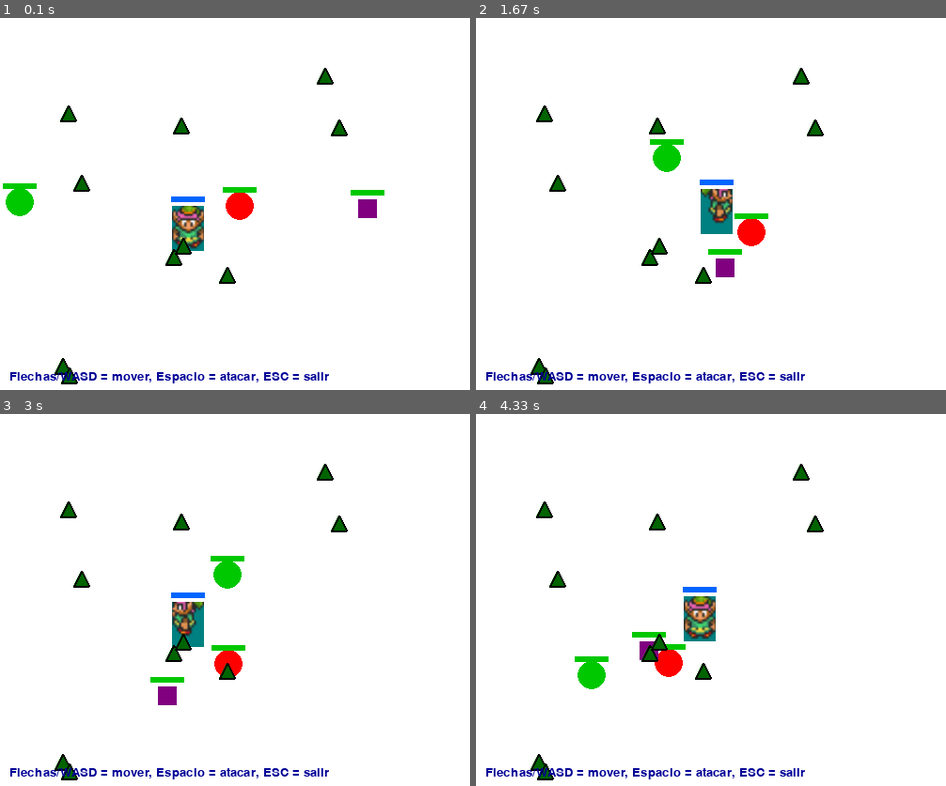
Above: before the commit, frames 1-4 (two rows, left to right).
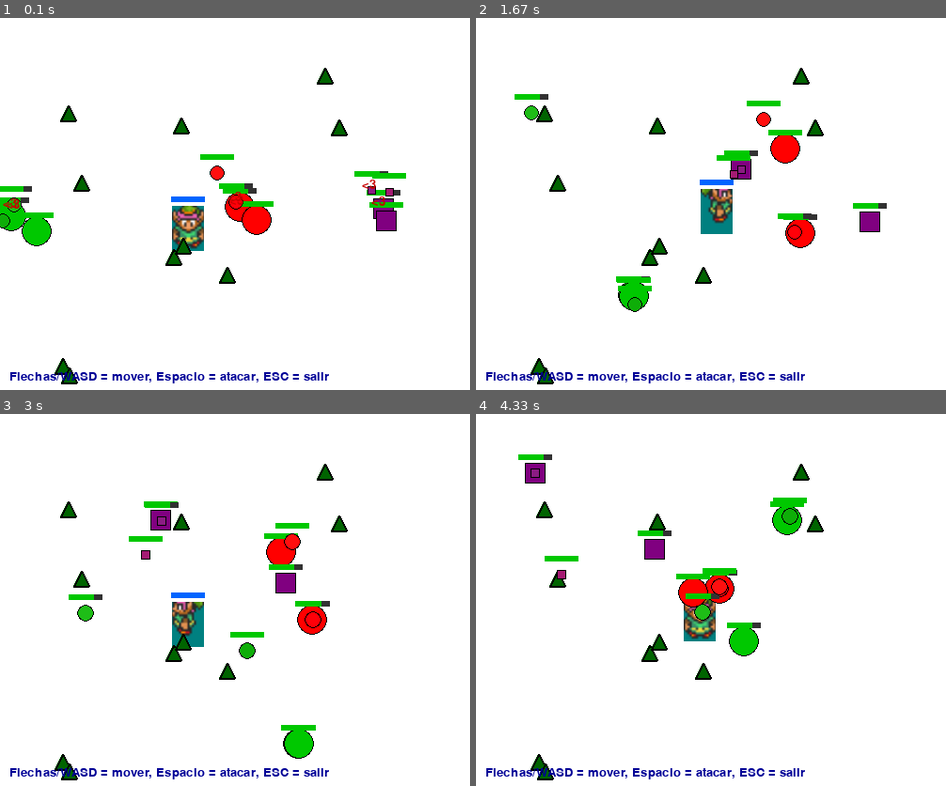
Above: after the commit, the same moments.

Repository: diego-abp/proyecto-animales
Game: pygame game, started from proyecto especies.py
Two runs of this game, one before a commit and one after it. Both use one fixed random seed, a clock stepped at 60 frames per second and the inputs below.
Inputs:
- Up to frame 1 (0.1 s): no input
- Up to frame 2 (1.67 s): hold Right 0.33-0.8 s; hold Up 0.83-1.13 s; hold Right 1.17-1.63 s
- Up to frame 3 (3 s): hold Left 1.67-2.2 s; hold Down 2.23-2.53 s; hold Left 2.57-2.97 s
- Up to frame 4 (4.33 s): hold Up 3-3.37 s; hold Right 3.4-4.03 s; hold Down from 4.07 s (still down)

The runs differ from the first frame. In frame 1, 2.9% of the frame differs, in the area x 0-87%, y 36-62%; in frame 2, 4.0%; in frame 3, 4.1%, in the area x 14-71%, y 23-93%; in frame 4, 4.1%.

Commit message:
actualizacion corrigiendo lo basico

Diff:
--- a/proyecto especies.py
+++ b/proyecto especies.py
@@ -4,7 +4,7 @@
 import random
 
 class Especies:
-    def __init__(self, x, y, vida, reproducirse, salto=5, atacar=False, correr=False, comer=False, tiempo_vida_max=100, sync_vida_with_tiempo=False):
+    def __init__(self, x, y, vida, reproducirse, salto=5, atacar=False, correr=False, comer=False, tiempo_vida_max=100, sync_vida_with_tiempo=False, color=(255,255,255), size=15, is_baby=False):
         self.posicion_x = x
         self.posicion_y = y
         # vida es la vida actual (puede bajar por daño), vida_max es la vida inicial máxima
@@ -26,6 +26,17 @@
         self.last_random_move_time = time.time()
         self.random_move_delay = random.uniform(1, 3) # Cambiar de dirección cada 1-3 segundos
         self.random_move_target = None
+        # Atributo para cooldown de reproducción
+        self.ultimo_intento_reproduccion = 0
+        # Atributos para crecimiento y apariencia
+        self.color = color
+        self.max_size = 15 # Tamaño adulto
+        self.size = size
+        self.is_baby = is_baby
+        self.birth_time = time.time()
+        self.growth_duration = 30 # Segundos para crecer a adulto
+        # Atributo para el modo de apareamiento
+        self.mating_mode = False
 
     def take_damage(self, attacker, damage):
         """Aplica daño a la especie y activa un contraataque/huida."""
@@ -118,9 +129,9 @@
                 self.random_move_target = None
 
 class Carnivoro(Especies):
-    def __init__(self, x, y, vida, reproducirse=True, salto=2):
+    def __init__(self, x, y, vida, reproducirse=True, salto=2, color=None, is_baby=False):
         # Los carnívoros tienen tiempo de vida medio (150). Se mueven más rápido para cazar.
-        super().__init__(x, y, vida, reproducirse, salto, True, True, True, tiempo_vida_max=150)
+        super().__init__(x, y, vida, reproducirse, salto, True, True, True, tiempo_vida_max=150, color=color or (255, 0, 0), size=7 if is_baby else 15, is_baby=is_baby)
         # Atributos de ataque
         self.attack_power = 25
         self.attack_cooldown = 2.0
@@ -152,6 +163,27 @@
                 self.hunt_state = 'wandering'
                 return None
 
+        # --- Lógica de Apareamiento (si no está cazando ni huyendo) ---
+        # Decide si entra en modo apareamiento aleatoriamente
+        if self.hunt_state == 'wandering' and self.puede_reproducirse() and random.random() < 0.005:
+            self.mating_mode = True
+
+        # Si no puede reproducirse, sale del modo apareamiento
+        if not self.puede_reproducirse():
+            self.mating_mode = False
+
+        if self.mating_mode:
+            # Buscar una pareja viable
+            pareja = self.buscar_pareja(all_species)
+            if pareja:
+                # Moverse hacia la pareja
+                self.mover_hacia(pareja.posicion_x, pareja.posicion_y)
+                return None # Prioridad es aparearse
+            else:
+                # No encontró pareja, vuelve a deambular
+                self.mating_mode = False
+
+
         # Estados de la IA
         if self.hunt_state == 'wandering':
             # Deambular
@@ -203,15 +235,105 @@
                 self.mover_hacia(self.target.posicion_x, self.target.posicion_y, velocidad=velocidad)
                 return None
 
+    def puede_reproducirse(self):
+        """Los carnívoros pueden reproducirse si tienen suficiente vida."""
+        return self.reproducirse and self.vida >= self.vida_max * 0.7
+
+    def reproducir(self, x, y):
+        """Crea una nueva cría de Carnívoro."""
+        # La cría nace con la mitad de la vida máxima de sus padres.
+        vida_cria = self.vida_max // 2
+        # Generar una tonalidad de color ligeramente diferente
+        r = max(0, min(255, self.color[0] + random.randint(-30, 30)))
+        g = max(0, min(255, self.color[1] + random.randint(-30, 30)))
+        b = max(0, min(255, self.color[2] + random.randint(-30, 30)))
+        color_cria = (r, g, b)
+        # Los padres pierden algo de vida al reproducirse
+        self.vida -= self.vida_max * 0.25
+        return Carnivoro(x, y, vida_cria, color=color_cria, is_baby=True)
+
+    def buscar_pareja(self, all_species):
+        """Busca otra instancia de la misma clase para reproducirse."""
+        mejor_pareja = None
+        distancia_min = float('inf')
+        for nombre, otra_especie in all_species.items():
+            if (isinstance(otra_especie, Carnivoro) and
+                otra_especie is not self and
+                hasattr(otra_especie, 'puede_reproducirse') and
+                otra_especie.puede_reproducirse()):
+
+                dist = math.hypot(self.posicion_x - otra_especie.posicion_x, self.posicion_y - otra_especie.posicion_y)
+                if dist < distancia_min:
+                    distancia_min = dist
+                    mejor_pareja = otra_especie
+        return mejor_pareja
+
 class Herbivoro(Especies):
-    def __init__(self, x, y, vida, reproducirse=True, salto=4):
+    def __init__(self, x, y, vida, reproducirse=True, salto=4, color=None, is_baby=False):
         # Los herbívoros tienen tiempo de vida largo (120)
-        super().__init__(x, y, vida, reproducirse, salto, False, True, True)
+        super().__init__(x, y, vida, reproducirse, salto, False, True, True, color=color or (0, 200, 0), size=7 if is_baby else 15, is_baby=is_baby)
+
+    def puede_reproducirse(self):
+        """Los herbívoros pueden reproducirse si tienen suficiente vida."""
+        return self.reproducirse and self.vida >= self.vida_max * 0.7
+
+    def reproducir(self, x, y):
+        """Crea una nueva cría de Herbívoro."""
+        # La cría nace con la mitad de la vida máxima de sus padres.
+        vida_cria = self.vida_max // 2
+        # Generar una tonalidad de color ligeramente diferente
+        r = max(0, min(255, self.color[0] + random.randint(-30, 30)))
+        g = max(0, min(255, self.color[1] + random.randint(-20, 20)))
+        b = max(0, min(255, self.color[2] + random.randint(-30, 30)))
+        color_cria = (r, g, b)
+        # Los padres pierden algo de vida al reproducirse
+        self.vida -= self.vida_max * 0.25
+        return Herbivoro(x, y, vida_cria, color=color_cria, is_baby=True)
+
+    def mover(self, screen_width, screen_height, all_species={}):
+        """El herbívoro deambula y huye, pero también busca pareja activamente."""
+        # La lógica de huida de la clase base tiene prioridad
+        if self.escape_state == 'escaping':
+            super().mover(screen_width, screen_height, all_species)
+            if self.escape_state == 'escaping': # Comprobar si sigue huyendo
+                self.mating_mode = False # Si huye, no se aparea
+                return
+
+        # --- Lógica de Apareamiento ---
+        if self.puede_reproducirse() and random.random() < 0.005: # Probabilidad de entrar en modo apareamiento
+            self.mating_mode = True
+
+        if not self.puede_reproducirse():
+            self.mating_mode = False
+
+        if self.mating_mode:
+            pareja = self.buscar_pareja(all_species)
+            if pareja:
+                self.mover_hacia(pareja.posicion_x, pareja.posicion_y)
+                return # Prioridad es aparearse
+            else:
+                self.mating_mode = False # No encontró pareja
+
+        # Si no está huyendo ni buscando pareja, deambula
+        super().mover(screen_width, screen_height, all_species)
+
+    def buscar_pareja(self, all_species):
+        """Busca otra instancia de Herbivoro para reproducirse."""
+        mejor_pareja = None
+        distancia_min = float('inf')
+        for nombre, otra_especie in all_species.items():
+            if (isinstance(otra_especie, Herbivoro) and otra_especie is not self and
+                hasattr(otra_especie, 'puede_reproducirse') and otra_especie.puede_reproducirse()):
+                dist = math.hypot(self.posicion_x - otra_especie.posicion_x, self.posicion_y - otra_especie.posicion_y)
+                if dist < distancia_min:
+                    distancia_min = dist
+                    mejor_pareja = otra_especie
+        return mejor_pareja
 
 class Omnivoro(Especies):
-    def __init__(self, x, y, vida, reproducirse=True, salto=4):
+    def __init__(self, x, y, vida, reproducirse=True, salto=3, color=None, is_baby=False):
         # Los omnívoros tienen tiempo de vida equilibrado (100)
-        super().__init__(x, y, vida, reproducirse, salto=3, atacar=True, correr=True, comer=True)
+        super().__init__(x, y, vida, reproducirse, salto=salto, atacar=True, correr=True, comer=True, color=color or (128, 0, 128), size=10 if is_baby else 20, is_baby=is_baby)
         self.presa = None
         self.modo_caza = False # Alterna entre cazar y deambular
 
@@ -223,6 +345,24 @@
         if self.escape_state == 'escaping':
             super().mover(screen_width, screen_height, posibles_presas)
             if self.escape_state == 'escaping': # Comprobar si sigue huyendo
+                self.mating_mode = False # Si huye, no se aparea
+                return
+
+        # --- Lógica de Apareamiento (si no está cazando ni huyendo) ---
+        if not self.modo_caza and self.puede_reproducirse() and random.random() < 0.005:
+            self.mating_mode = True
+
+        if not self.puede_reproducirse():
+            self.mating_mode = False
+
+        if self.mating_mode:
+            pareja = self.buscar_pareja(posibles_presas)
+            if pareja:
+                self.mover_hacia(pareja.posicion_x, pareja.posicion_y)
+                return # Prioridad es aparearse
+            else:
+                self.mating_mode = False
+
                 return
 
         ahora = time.time()
@@ -264,6 +404,38 @@
             # Comportamiento de recolección (similar al herbívoro)
             super().mover(screen_width, screen_height)
 
+    def puede_reproducirse(self):
+        """Los omnívoros pueden reproducirse si tienen suficiente vida."""
+        return self.reproducirse and self.vida >= self.vida_max * 0.7
+
+    def reproducir(self, x, y):
+        """Crea una nueva cría de Omnívoro."""
+        # La cría nace con la mitad de la vida máxima de sus padres.
+        vida_cria = self.vida_max // 2
+        # Generar una tonalidad de color ligeramente diferente
+        r = max(0, min(255, self.color[0] + random.randint(-30, 30)))
+        g = max(0, min(255, self.color[1] + random.randint(-30, 30)))
+        b = max(0, min(255, self.color[2] + random.randint(-20, 20)))
+        color_cria = (r, g, b)
+        # Los padres pierden algo de vida al reproducirse
+        self.vida -= self.vida_max * 0.25
+        return Omnivoro(x, y, vida_cria, color=color_cria, is_baby=True)
+
+    def buscar_pareja(self, all_species):
+        """Busca otra instancia de Omnivoro para reproducirse."""
+        mejor_pareja = None
+        distancia_min = float('inf')
+        for nombre, otra_especie in all_species.items():
+            if (isinstance(otra_especie, Omnivoro) and
+                otra_especie is not self and
+                hasattr(otra_especie, 'puede_reproducirse') and
+                otra_especie.puede_reproducirse()):
+                dist = math.hypot(self.posicion_x - otra_especie.posicion_x, self.posicion_y - otra_especie.posicion_y)
+                if dist < distancia_min:
+                    distancia_min = dist
+                    mejor_pareja = otra_especie
+        return mejor_pareja
+
 class Planta(Especies):
     def __init__(self, x, y, reproducirse=False):
         # Las plantas son permanentes. No tienen vida ni tiempo de vida.
@@ -393,11 +565,14 @@
 
         # Lista de especies vivas
         self.especies_vivas = {
-            'carnivoro': Carnivoro(250, 200, 100, 15),
-            'herbivoro': Herbivoro(10, 200, 100),
-            'omnivoro': Omnivoro(400, 200, 100)
+            'carnivoro_1': Carnivoro(250, 200, 100),
+            'carnivoro_2': Carnivoro(270, 220, 100),
+            'herbivoro_1': Herbivoro(10, 200, 100),
+            'herbivoro_2': Herbivoro(30, 220, 100),
+            'omnivoro_1': Omnivoro(400, 200, 100),
+            'omnivoro_2': Omnivoro(420, 220, 100)
         }
-        # Añadir varias plantas en posiciones aleatorias
+        # Añadir plantas en posiciones aleatorias
         num_plantas = 10
         for i in range(num_plantas):
             x = random.randint(20, self.ancho - 20)
@@ -499,11 +674,13 @@
                         dist = math.hypot(self.personaje.posicion_x - especie.posicion_x, self.personaje.posicion_y - especie.posicion_y)
                         if dist < self.personaje.attack_range:
                             # El jugador ataca a la especie
+                            damage_dealt = self.personaje.attack_power
                             especie.take_damage(self.personaje, self.personaje.attack_power)
                             self.damage_popups.append({
-                                'text': f"-{int(especie.counter_attack_power)}",
-                                'x': self.personaje.posicion_x, 'y': self.personaje.posicion_y - 10, 'start': pygame.time.get_ticks()})
-
+                                'text': f"-{int(damage_dealt)}",
+                                'x': especie.posicion_x, 'y': especie.posicion_y - 10, 'start': pygame.time.get_ticks()})
+                            # Solo ataca a un objetivo por pulsación
+                            break
     def _draw_hp_bar(self, entity, y_offset=-20, width=36, height=6, color_healthy=(0,200,0), color_low=(200,0,0), low_threshold=0.3):
         """Dibuja una barra de vida simple sobre una entidad."""
         try:
@@ -521,11 +698,6 @@
 
     def check_reproduction(self):
         """Verifica y maneja la reproducción de las especies."""
-        # Contar cuántas hay de cada tipo
-        num_carnivoros = sum(1 for nombre in self.especies_vivas if 'carnivoro' in nombre)
-        num_herbivoros = sum(1 for nombre in self.especies_vivas if 'herbivoro' in nombre)
-        num_omnivoros = sum(1 for nombre in self.especies_vivas if 'omnivoro' in nombre)
-
         nuevas_especies = {}
         # Obtener el tiempo actual para el cooldown
         tiempo_actual = time.time()
@@ -533,30 +705,32 @@
         for nombre, especie in self.especies_vivas.items():
             # Verificar cooldown de reproducción
             if hasattr(especie, 'ultimo_intento_reproduccion'):
-                if tiempo_actual - especie.ultimo_intento_reproduccion < 5:  # 5 segundos de cooldown
+                if tiempo_actual - especie.ultimo_intento_reproduccion < 10:  # 10 segundos de cooldown
                     continue
 
             # Comprobar si hay otras especies del mismo tipo cerca
             for otro_nombre, otra_especie in self.especies_vivas.items():
-                if (otro_nombre != nombre and
-                    type(especie) == type(otra_especie) and
-                    especie.puede_reproducirse() and
-                    otra_especie.puede_reproducirse()):
-
-                    # Calcular distancia entre especies
-                    dist = math.hypot(especie.posicion_x - otra_especie.posicion_x,
-                                    especie.posicion_y - otra_especie.posicion_y)
-
-                    # Si están lo suficientemente cerca, intentar reproducirse
-                    # Verificar límites por tipo de especie
+                # Condiciones para reproducirse:
+                # 1. No ser la misma instancia.
+                # 2. Ser de la misma clase (Carnivoro con Carnivoro, etc.).
+                # 3. Ambos deben tener suficiente vida para reproducirse.
+                if (especie is not otra_especie and
+                    isinstance(otra_especie, type(especie)) and
+                    hasattr(especie, 'puede_reproducirse') and especie.puede_reproducirse() and
+                    hasattr(otra_especie, 'puede_reproducirse') and otra_especie.puede_reproducirse()):
+
+                    # Verificar que no se exceda el límite de población para este tipo de especie
                     tipo_actual = especie.__class__.__name__.lower()
                     num_actual = sum(1 for nombre in self.especies_vivas if tipo_actual in nombre)
-
-                    if ((tipo_actual == 'carnivoro' and num_actual >= 3) or
-                        (tipo_actual == 'herbivoro' and num_actual >= 3) or
-                        (tipo_actual == 'omnivoro' and num_actual >= 3)):
+                    # El límite es 4 (2 iniciales + 2 crías)
+                    if num_actual >= 4:
                         continue
 
+                    # Calcular distancia entre las dos especies
+                    dist = math.hypot(especie.posicion_x - otra_especie.posicion_x,
+                                      especie.posicion_y - otra_especie.posicion_y)
+
+                    # Si están lo suficientemente cerca, se reproducen
                     if dist < 30:  # Distancia más corta para reproducción (casi tocándose)
                         # Posición aleatoria cercana para la nueva especie
                         new_x = especie.posicion_x + random.randint(-30, 30)
@@ -579,14 +753,15 @@
 
                             # Crear un popup visual para la reproducción
                             self.damage_popups.append({
-                                'text': f"-{int(self.personaje.attack_power)}",
+                                'text': "<3",
                                 'x': especie.posicion_x,
                                 'y': especie.posicion_y - 10,
                                 'start': pygame.time.get_ticks()
                             })
-
-
-
+                            # Salir del bucle interior para evitar que una misma especie se reproduzca varias veces en un frame
+                            break
+        # Añadir las nuevas especies a la lista principal
+        self.especies_vivas.update(nuevas_especies)
     def _update_plant_healing(self):
         """Gestiona la lógica de curación de las plantas."""
         ahora = time.time()
@@ -630,6 +805,20 @@
                 plant.time_on_plant = 0
                 plant.is_healing = False
 
+    def _update_growth(self):
+        """Gestiona el crecimiento de las crías."""
+        ahora = time.time()
+        for especie in self.especies_vivas.values():
+            if getattr(especie, 'is_baby', False):
+                tiempo_transcurrido = ahora - especie.birth_time
+                if tiempo_transcurrido >= especie.growth_duration:
+                    especie.is_baby = False
+                    especie.size = especie.max_size
+                else:
+                    # Interpolar linealmente el tamaño
+                    progreso = tiempo_transcurrido / especie.growth_duration
+                    tamaño_inicial = especie.max_size / 2
+                    especie.size = tamaño_inicial + (especie.max_size - tamaño_inicial) * progreso
     def _update_ai(self):
         """Actualiza el comportamiento de las especies controladas por IA."""
         # Crear un diccionario con todas las entidades "atacables" para la IA
@@ -709,19 +898,22 @@
         # Dibujar especies vivas
         for nombre, especie in self.especies_vivas.items():
             if isinstance(especie, Carnivoro):
-                pygame.draw.circle(self.screen, (255, 0, 0),
-                                (int(especie.posicion_x), int(especie.posicion_y)), 15)
+                # Dibuja contorno negro y luego el relleno
+                pygame.draw.circle(self.screen, (0,0,0), (int(especie.posicion_x), int(especie.posicion_y)), int(especie.size) + 1)
+                pygame.draw.circle(self.screen, especie.color, (int(especie.posicion_x), int(especie.posicion_y)), int(especie.size))
                 self._draw_hp_bar(especie)
             elif isinstance(especie, Herbivoro):
-                pygame.draw.circle(self.screen, (0, 200, 0),
-                                (int(especie.posicion_x), int(especie.posicion_y)), 15)
+                # Dibuja contorno negro y luego el relleno
+                pygame.draw.circle(self.screen, (0,0,0), (int(especie.posicion_x), int(especie.posicion_y)), int(especie.size) + 1)
+                pygame.draw.circle(self.screen, especie.color, (int(especie.posicion_x), int(especie.posicion_y)), int(especie.size))
                 self._draw_hp_bar(especie)
             elif isinstance(especie, Omnivoro):
-                omni_size = 20
+                omni_size = int(especie.size)
                 omni_x = int(especie.posicion_x) - omni_size // 2
                 omni_y = int(especie.posicion_y) - omni_size // 2
-                pygame.draw.rect(self.screen, (128, 0, 128),
-                              (omni_x, omni_y, omni_size, omni_size))
+                # Dibuja contorno negro y luego el relleno
+                pygame.draw.rect(self.screen, (0,0,0), (omni_x - 1, omni_y - 1, omni_size + 2, omni_size + 2))
+                pygame.draw.rect(self.screen, especie.color, (omni_x, omni_y, omni_size, omni_size))
                 self._draw_hp_bar(especie)
             elif isinstance(especie, Planta):
                 # Dibujar la planta como un triángulo verde con un contorno negro
@@ -821,8 +1013,14 @@
             # IA: actualizar comportamiento de las especies (carnívoro persigue/ataca)
             self._update_ai()
 
+            # Verificar si alguna especie puede reproducirse
+            self.check_reproduction()
+
             # Actualizar lógica de curación de las plantas
             self._update_plant_healing()
+
+            # Actualizar crecimiento de las crías
+            self._update_growth()
 
             # Dibujar
             self.draw()
